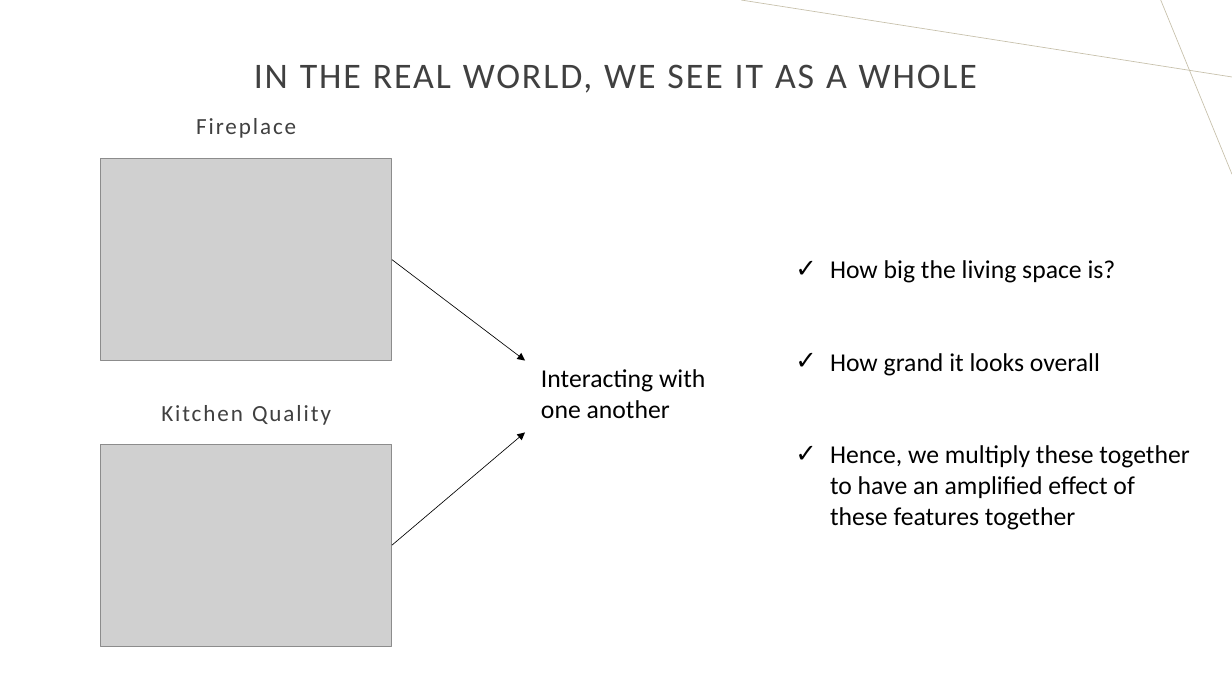
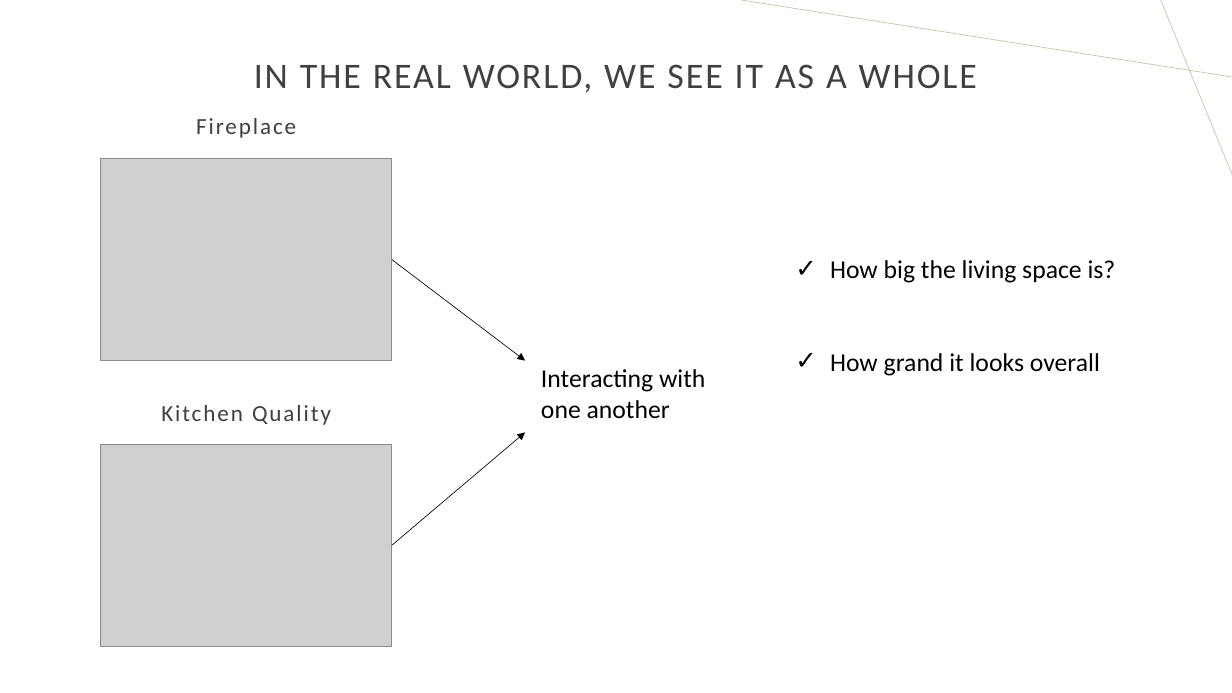
Before and after one commit to DS-GitHub2022/GA-Projects, a slide deck: slide 11 of Project2/Issue of under-predicting house prices.pptx. Drawn at 1232x693 pixels with LibreOffice and Linux fonts; fonts in the diff are those of the drawing; grey boxes stand for pictures. Boxes give left, top, right and bottom in pixels: in the first picture for what was removed or moved away, otherwise in the second. Text is boxed around its words. In the diff, an @@ line names an element or a change of style, - is before the commit and + after.

```diff
--- a/Project2/Issue of under-predicting house prices.pptx
+++ b/Project2/Issue of under-predicting house prices.pptx
@@ text at [830, 445, 1189, 530]: paragraph removed @@
-✓ Hence, we multiply these together to have an amplified effect of these features together
```
Also in this commit, not shown: 8 other slides changed, 2 slides added, 5 other files.
